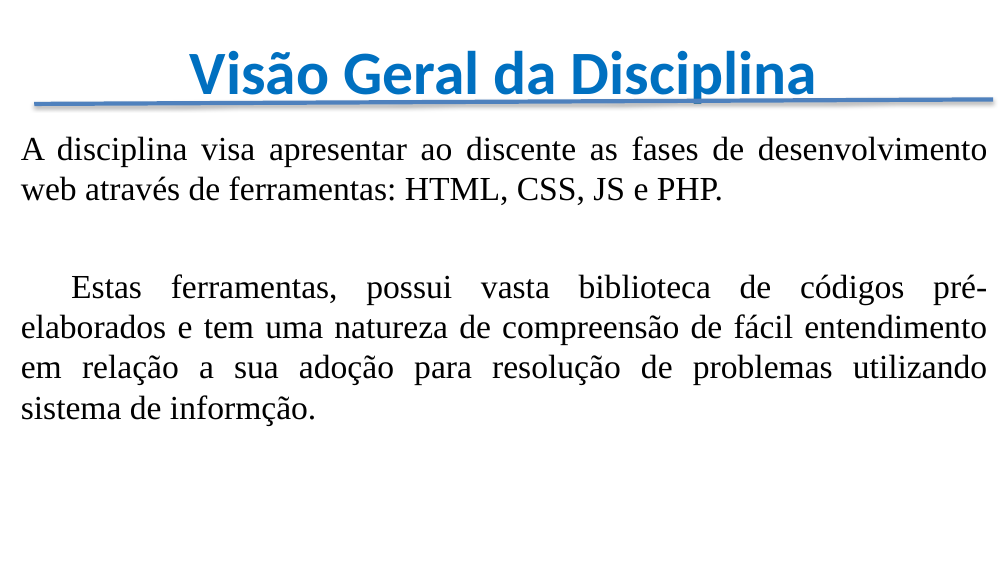
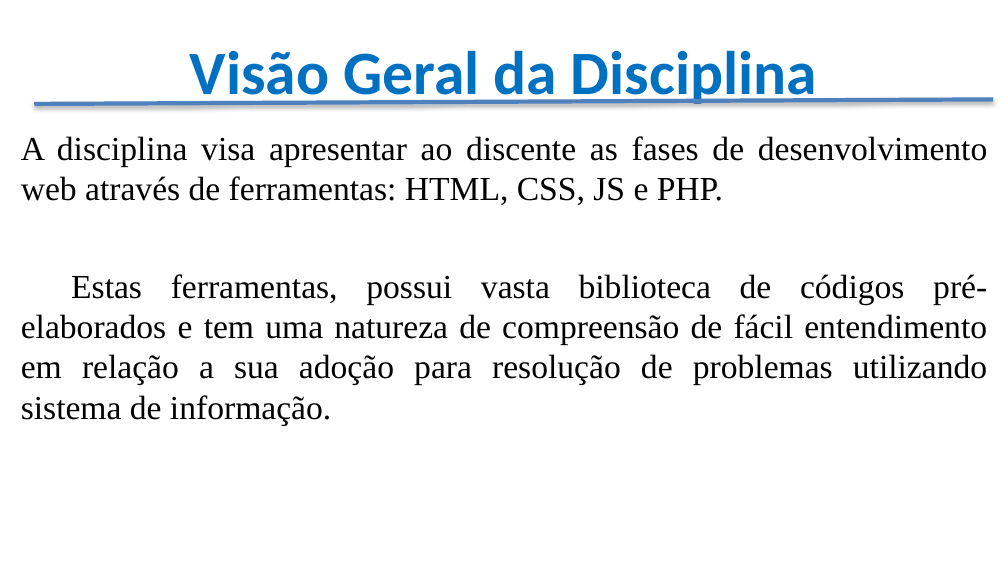
Before and after one commit to CloudEducationBrazil/WydenDesenvolvimentoWebPHP, a slide deck: slide 4 of 00 Lesson Plan/Apresentação - Programação Desenvolvimento Web PHP.pptx. Drawn at 1008x567 pixels with LibreOffice and Linux fonts; fonts in the diff are those of the drawing; background and template pictures are left out. Boxes give left, top, right and bottom in pixels: in the first picture for what was removed or moved away, otherwise in the second. Text is boxed around its words. In the diff, an @@ line names an element or a change of style, - is before the commit and + after.

```diff
--- a/00 Lesson Plan/Apresentação - Programação Desenvolvimento Web PHP.pptx
+++ b/00 Lesson Plan/Apresentação - Programação Desenvolvimento Web PHP.pptx
@@ text at <box>21,274,987,425</box>: text changed @@
-Estas ferramentas, possui vasta biblioteca de códigos pré-elaborados e tem uma natureza de compreensão de fácil entendimento em relação a sua adoção para resolução de problemas utilizando sistema de informção.
+Estas ferramentas, possui vasta biblioteca de códigos pré-elaborados e tem uma natureza de compreensão de fácil entendimento em relação a sua adoção para resolução de problemas utilizando sistema de informação.
```
Also in this commit, not shown: 3 other slides changed, 3 slides removed, 4 other files.
